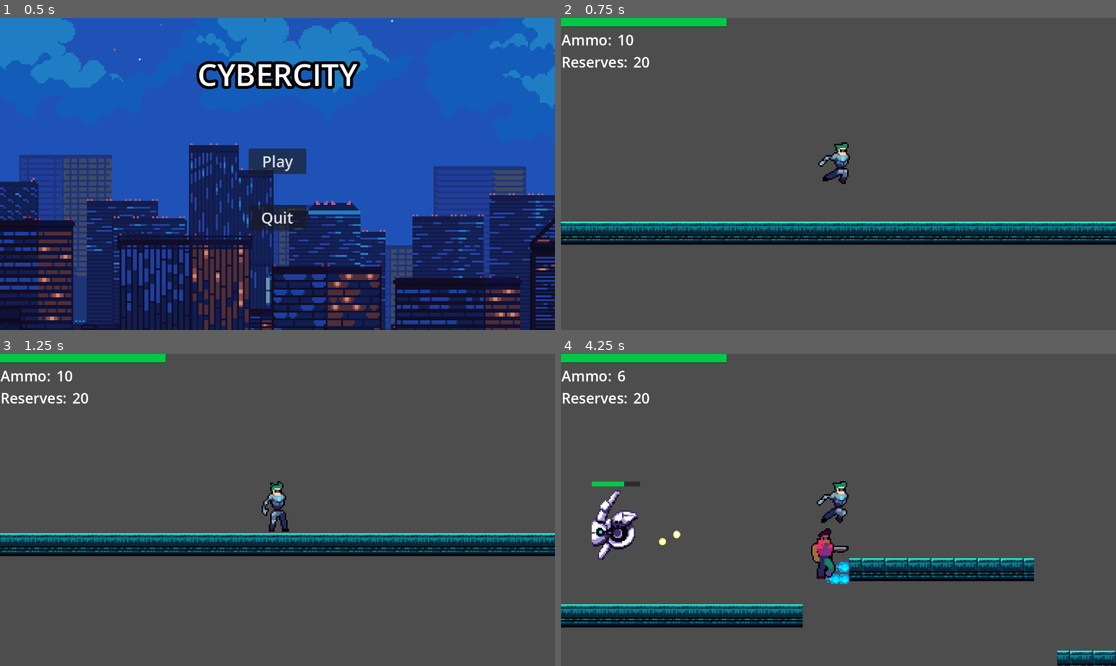
Above: before the commit, frames 1-4 (two rows, left to right).
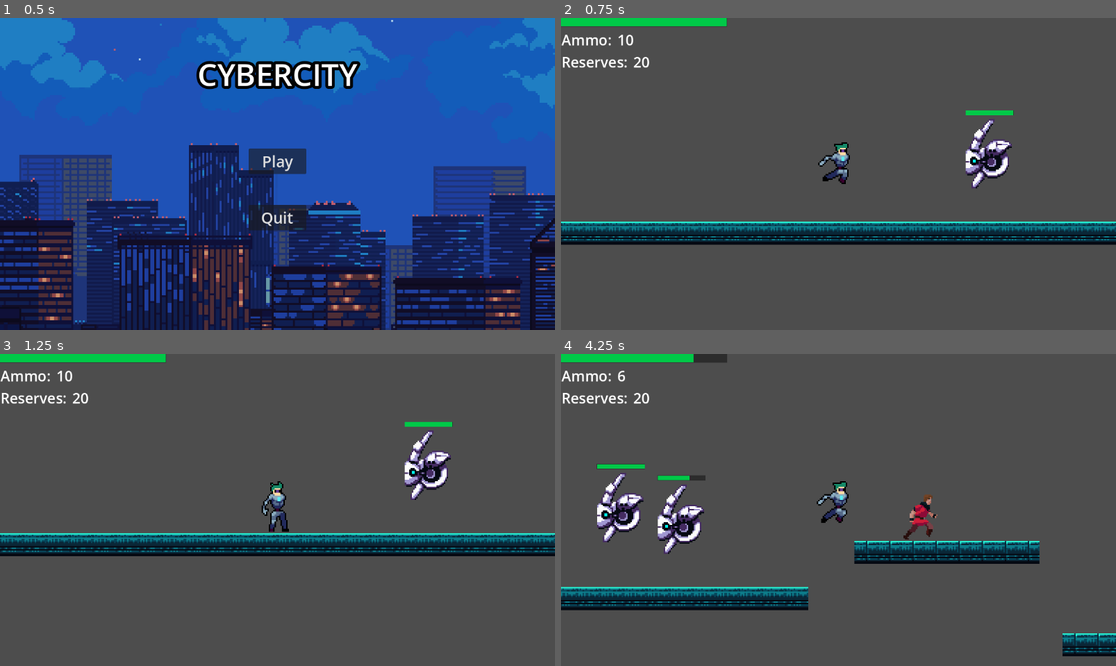
Above: after the commit, the same moments.

Repository: pranavReddy120/CyberCityV3
Game: Godot game, scene res://Scenes/main_menu.tscn
Two runs of this game, one before a commit and one after it. Both use one fixed random seed, a clock stepped at 60 frames per second and the inputs below.
Inputs:
- Up to frame 1 (0.5 s): no input
- Up to frame 2 (0.75 s): click "Play" at 0.5 s
- Up to frame 3 (1.25 s): no input
- Up to frame 4 (4.25 s): hold Right (right) 1.28-2.78 s; tap Space (shoot) every 0.75 s from 1.35 to 3.6 s; tap Up (jump) at 1.52, 2.27, 3.77 s; hold Left (left) 2.78-3.53 s; hold Right (right) from 3.53 s (still down)

Frame 1 is identical in both runs. In frame 2, 1.1% of the frame differs, in the area x 72-82%, y 29-55%; in frame 3, 1.2%; in frame 4, 15%, in the area x 0-100%, y 0-100%.

Commit message:
fixing range

Diff:
--- a/Scenes/bullet.tscn
+++ b/Scenes/bullet.tscn
@@ -20,6 +20,9 @@
 
 [sub_resource type="CircleShape2D" id="CircleShape2D_2vc3y"]
 
+[sub_resource type="CircleShape2D" id="CircleShape2D_lrpyj"]
+radius = 5.0
+
 [node name="Bullet" type="CharacterBody2D" groups=["bullet"]]
 collision_layer = 3
 script = ExtResource("1_b1bia")
@@ -31,3 +34,11 @@
 position = Vector2(2, -1)
 scale = Vector2(0.313007, 0.311431)
 shape = SubResource("CircleShape2D_2vc3y")
+
+[node name="Area2D" type="Area2D" parent="."]
+
+[node name="CollisionShape2D" type="CollisionShape2D" parent="Area2D"]
+position = Vector2(1, -1)
+shape = SubResource("CircleShape2D_lrpyj")
+
+[connection signal="body_entered" from="Area2D" to="." method="_on_area_2d_body_entered"]
--- a/Scenes/enemy_bullet.tscn
+++ b/Scenes/enemy_bullet.tscn
@@ -21,6 +21,9 @@
 [sub_resource type="CircleShape2D" id="CircleShape2D_eq5xh"]
 radius = 2.0
 
+[sub_resource type="CircleShape2D" id="CircleShape2D_ma0jj"]
+radius = 3.0
+
 [node name="enemy_bullet" type="CharacterBody2D"]
 script = ExtResource("1_ipwlp")
 
@@ -30,3 +33,10 @@
 
 [node name="CollisionShape2D" type="CollisionShape2D" parent="."]
 shape = SubResource("CircleShape2D_eq5xh")
+
+[node name="Area2D" type="Area2D" parent="."]
+
+[node name="CollisionShape2D" type="CollisionShape2D" parent="Area2D"]
+shape = SubResource("CircleShape2D_ma0jj")
+
+[connection signal="body_entered" from="Area2D" to="." method="_on_area_2d_body_entered"]
--- a/Scenes/level_1.tscn
+++ b/Scenes/level_1.tscn
@@ -2,11 +2,11 @@
 
 [ext_resource type="Script" path="res://Scripts/world.gd" id="1_g24yu"]
 [ext_resource type="PackedScene" uid="uid://twwk2qsirfci" path="res://Scenes/player.tscn" id="2_58w10"]
+[ext_resource type="PackedScene" uid="uid://ck2to62dnqdjw" path="res://Scenes/enemy.tscn" id="3_pi8ra"]
 [ext_resource type="Texture2D" uid="uid://bw7lscyrufmgv" path="res://Assets/tileset.png" id="4_dknmv"]
 [ext_resource type="PackedScene" uid="uid://c12vp32p0xbv1" path="res://Scenes/killzone.tscn" id="5_77gvm"]
 [ext_resource type="PackedScene" uid="uid://se4cvdw7q5ny" path="res://Scenes/portal.tscn" id="6_e8f2l"]
 [ext_resource type="PackedScene" uid="uid://c6jcclm5xhde4" path="res://Scenes/melee.tscn" id="7_aoc6d"]
-[ext_resource type="PackedScene" uid="uid://do1tfop0tp0ye" path="res://Scenes/range.tscn" id="7_mg40w"]
 
 [sub_resource type="TileSetAtlasSource" id="TileSetAtlasSource_mk11v"]
 texture = ExtResource("4_dknmv")
@@ -48,7 +48,7 @@
 sources/1 = SubResource("TileSetAtlasSource_mk11v")
 
 [sub_resource type="WorldBoundaryShape2D" id="WorldBoundaryShape2D_xbygx"]
-distance = -190.0
+distance = -118.0
 
 [node name="level_1" type="Node2D"]
 script = ExtResource("1_g24yu")
@@ -59,14 +59,17 @@
 zoom = Vector2(3, 3)
 limit_bottom = 200
 
+[node name="Enemy" parent="." instance=ExtResource("3_pi8ra")]
+position = Vector2(104, 0)
+
 [node name="Enemy_Spawner" type="Timer" parent="."]
 wait_time = 2.0
 autostart = true
 
-[node name="TileMap" type="TileMap" parent="."]
+[node name="TileMap" type="TileMap" parent="." groups=["floor"]]
 tile_set = SubResource("TileSet_os4pr")
 format = 2
-layer_0/tile_data = PackedInt32Array(262132, 458753, 11, 262 …(807 unchanged characters)… , 327713, 524289, 11, 327714, 524289, 11, 458766, 458753, 11, 458767, 458753, 11, 458768, 458753, 11, 458769, 458753, 11, 458770, 458753, 11, 393195, 458753, 11, 393196, 458753, 11, 393197, 458753, 11, 393198, 458753, 11, 393199, 458753, 11, 393200, 458753, 11, 393201, 458753, 11, 393202, 458753, 11, 26, 458753, 11, 27, 458753, 11, 28, 458753, 11)
+layer_0/tile_data = PackedInt32Array(262132, 458753, 11, 262 …(807 unchanged characters)… , 327713, 524289, 11, 327714, 524289, 11)
 
 [node name="killzone" parent="." instance=ExtResource("5_77gvm")]
 
@@ -77,9 +80,6 @@
 position = Vector2(539, 48)
 
 [node name="CharacterBody2D" parent="." instance=ExtResource("7_aoc6d")]
-position = Vector2(436, -4)
-
-[node name="Range" parent="." instance=ExtResource("7_mg40w")]
-position = Vector2(251, -6)
+position = Vector2(247, 14)
 
 [connection signal="timeout" from="Enemy_Spawner" to="." method="_on_enemy_spawner_timeout"]
--- a/Scenes/level_2.tscn
+++ b/Scenes/level_2.tscn
@@ -10,6 +10,7 @@
 [ext_resource type="Texture2D" uid="uid://blqmbld3tif4v" path="res://Assets/free-exclusion-zone-tileset-pixel-art/Night/3.png" id="8_s55an"]
 [ext_resource type="Texture2D" uid="uid://divtgyf4wlqpg" path="res://Assets/free-exclusion-zone-tileset-pixel-art/Night/4.png" id="9_i1jwk"]
 [ext_resource type="Texture2D" uid="uid://b3l05w6ikbagi" path="res://Assets/free-exclusion-zone-tileset-pixel-art/Night/5.png" id="10_b3vq8"]
+[ext_resource type="PackedScene" uid="uid://c3v4ujjkbymso" path="res://Scenes/range.tscn" id="11_p3vpw"]
 
 [sub_resource type="TileSetAtlasSource" id="TileSetAtlasSource_mk11v"]
 texture = ExtResource("4_wqjee")
@@ -127,4 +128,7 @@
 position = Vector2(120, 68)
 texture = ExtResource("10_b3vq8")
 
+[node name="Range" parent="." instance=ExtResource("11_p3vpw")]
+position = Vector2(706, 57)
+
 [connection signal="timeout" from="Enemy_Spawner" to="." method="_on_enemy_spawner_timeout"]
--- a/Scenes/melee.tscn
+++ b/Scenes/melee.tscn
@@ -111,8 +111,9 @@
 position = Vector2(1, -18)
 scale = Vector2(0.865, 0.865)
 sprite_frames = SubResource("SpriteFrames_bmyl8")
-animation = &"run"
+animation = &"attack"
 autoplay = "run"
+frame_progress = 0.896687
 
 [node name="Hitbox" type="CollisionShape2D" parent="."]
 position = Vector2(0, -19)
@@ -131,15 +132,11 @@
 [node name="Timer" type="Timer" parent="."]
 
 [node name="Swing" type="Area2D" parent="."]
-monitoring = false
-monitorable = false
 
 [node name="CollisionShape2D" type="CollisionShape2D" parent="Swing"]
 modulate = Color(0, 0, 1, 1)
 position = Vector2(25, -18)
 shape = SubResource("CircleShape2D_n7whl")
 
-[connection signal="body_entered" from="Attack" to="." method="_on_attack_body_entered"]
-[connection signal="body_exited" from="Attack" to="." method="_on_attack_body_exited"]
+[connection signal="area_entered" from="Attack" to="." method="_on_attack_area_entered"]
 [connection signal="timeout" from="Timer" to="." method="_on_timer_timeout"]
-[connection signal="body_entered" from="Swing" to="." method="_on_swing_body_entered"]
--- a/Scenes/range.tscn
+++ b/Scenes/range.tscn
@@ -89,9 +89,6 @@
 [sub_resource type="RectangleShape2D" id="RectangleShape2D_bw7xt"]
 size = Vector2(80.5, 31)
 
-[sub_resource type="RectangleShape2D" id="RectangleShape2D_3qrx8"]
-size = Vector2(83, 31)
-
 [node name="Range" type="CharacterBody2D"]
 script = ExtResource("1_xt0oy")
 
@@ -116,30 +113,17 @@
 [node name="Detector" type="Area2D" parent="."]
 
 [node name="CollisionShape2D" type="CollisionShape2D" parent="Detector"]
+modulate = Color(0.513548, 1.20327e-07, 0.284258, 1)
 position = Vector2(54.75, -0.5)
 shape = SubResource("RectangleShape2D_bw7xt")
-
-[node name="Detector2" type="Area2D" parent="."]
-
-[node name="CollisionShape2D" type="CollisionShape2D" parent="Detector2"]
-position = Vector2(-55.5, -0.5)
-shape = SubResource("RectangleShape2D_3qrx8")
 
 [node name="Node2D" type="Node2D" parent="."]
 
 [node name="Marker2D" type="Marker2D" parent="Node2D"]
 position = Vector2(22, 0)
 
-[node name="Marker2D2" type="Marker2D" parent="Node2D"]
-position = Vector2(-21, 0)
-
 [node name="Aim" type="Marker2D" parent="."]
 position = Vector2(34, 0)
 
-[node name="Aim2" type="Marker2D" parent="."]
-position = Vector2(-32, 0)
-
 [connection signal="body_entered" from="Detector" to="." method="_on_detector_body_entered"]
 [connection signal="body_exited" from="Detector" to="." method="_on_detector_body_exited"]
-[connection signal="body_entered" from="Detector2" to="." method="_on_detector_2_body_entered"]
-[connection signal="body_exited" from="Detector2" to="." method="_on_detector_2_body_exited"]
--- a/Scripts/bullet.gd
+++ b/Scripts/bullet.gd
@@ -4,3 +4,10 @@
 
 func _physics_process(delta):
 	var collision_info = move_and_collide(velocity.normalized() * delta * speed)
+
+
+
+
+func _on_area_2d_body_entered(body):
+	if body.is_in_group("floor"):
+		queue_free()
--- a/Scripts/enemy.gd
+++ b/Scripts/enemy.gd
@@ -16,6 +16,7 @@
 			await get_tree().create_timer(0.2).timeout
 			queue_free() #removes enemy from scene
 		healthbar.health = health
+		body.queue_free()
 	elif body.is_in_group("player"):
 		body.health -=1
 		if body.health <= 0:
--- a/Scripts/enemy_bullet.gd
+++ b/Scripts/enemy_bullet.gd
@@ -4,3 +4,12 @@
 
 func _physics_process(delta):
 	var collision_info = move_and_collide(velocity.normalized() * delta * speed)
+
+
+
+
+
+
+func _on_area_2d_body_entered(body):
+	if body.is_in_group("player"):
+		queue_free()
--- a/Scripts/melee.gd
+++ b/Scripts/melee.gd
@@ -5,6 +5,7 @@
 var gravity = ProjectSettings.get_setting("physics/2d/default_gravity")
 @onready var timer = $Timer
 var main_menu = preload("res://Scenes/main_menu.tscn")
+
 
 var facing_right = true
 
--- a/Scripts/range.gd
+++ b/Scripts/range.gd
@@ -4,6 +4,7 @@
 var gravity = ProjectSettings.get_setting("physics/2d/default_gravity")
 const bullet_path = preload("res://Scenes/enemy_bullet.tscn")
 var main_menu = preload("res://Scenes/main_menu.tscn")
+var in_range = false
 
 func _ready():
 	$AnimatedSprite2D.play("walk")
@@ -33,36 +34,30 @@
 func start_walk():
 	$AnimatedSprite2D.play("walk")
 
-func _on_detector_body_entered(body):
+func _on_detector_body_entered(body):  #For some reason the exit detector is running even while the player hasn't left
 	if body.is_in_group("player"):
-		facing_right = true
-		fire()
+		in_range = true
+		while in_range:
+			fire()
+			await get_tree().create_timer(2).timeout
 
 
 func _on_detector_body_exited(body):
-	start_walk()
+	if body.is_in_group("player"):
+		print("left")
+		in_range = false
+		speed = 60
+		if facing_right:
+			speed = abs(speed)
+		else:
+			speed = abs(speed) * -1
+		start_walk()
 
 
 func fire():
+	speed = 0
 	$AnimatedSprite2D.play("Stand")
 	var bullet = bullet_path.instantiate()
 	get_parent().add_child(bullet) # sets the bullet as the child of the shooter
 	bullet.global_position = $Node2D/Marker2D.global_position
 	bullet.velocity = $Aim.global_position - bullet.position
-	await get_tree().create_timer(3).timeout
-
-func _on_detector_2_body_entered(body):
-	if body.is_in_group("player"):
-		facing_right = false
-		fire_left()
-
-func fire_left():
-	$AnimatedSprite2D.play("Stand")
-	var bullet = bullet_path.instantiate()
-	get_parent().add_child(bullet)
-	bullet.global_position = $Node2D/Marker2D2.global_position
-	bullet.velocity = $Aim2.global_position - bullet.position
-	await get_tree().create_timer(3).timeout
-
-func _on_detector_2_body_exited(body):
-	start_walk()
Not shown: 1 places in Scenes/bullet.tscn that only renumber resources
Not shown: 1 places in Scenes/enemy_bullet.tscn that only renumber resources
Not shown: 1 places in Scenes/level_2.tscn that only renumber resources
Not shown: 1 places in Scenes/range.tscn that only renumber resources
Not shown: 1 places in Scenes/world.tscn that only renumber resources
